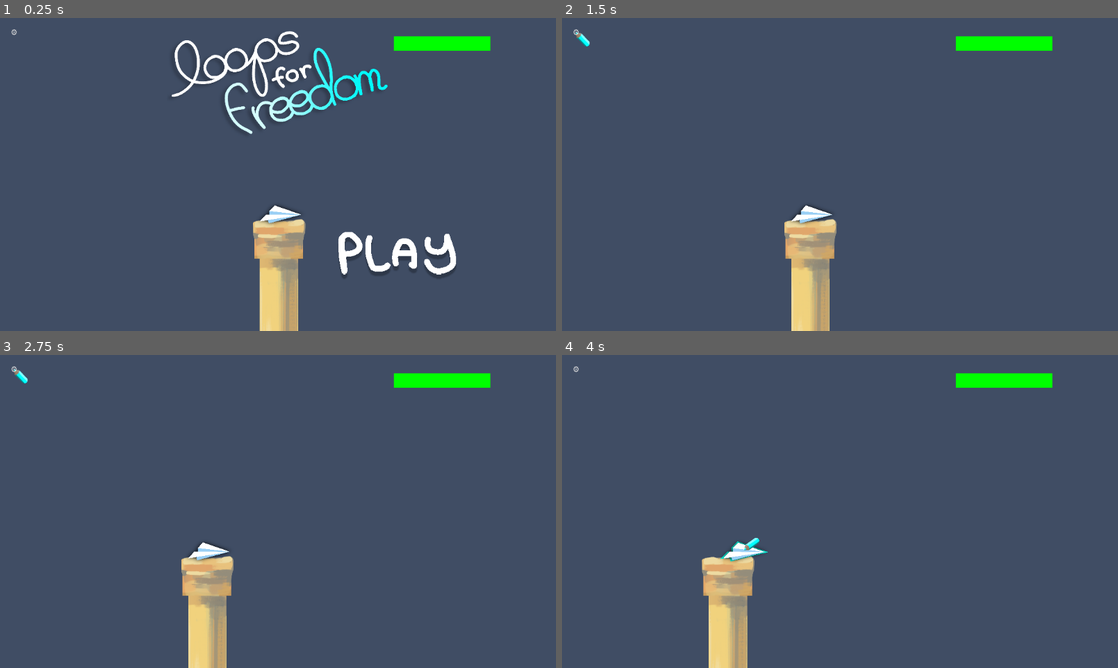
Above: before the commit, frames 1-4 (two rows, left to right).
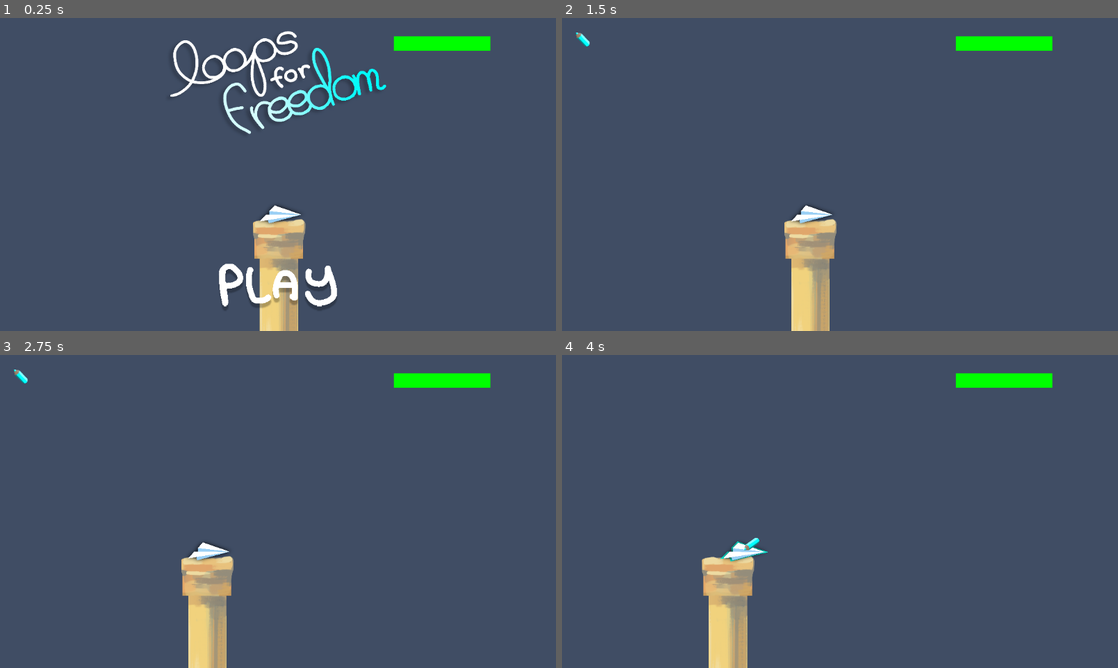
Above: after the commit, the same moments.

Repository: STUDIO-SINOKAYO/planegame
Game: Godot game, scene res://Scenes/level.tscn
Same seed, same stepped clock (60 frames per second), same inputs: the game is played once before the commit and once after it.
Inputs (mouse positions are in pixels of both pictures, inside the frame that each line leads up to; where the layout moved, square brackets give the same spot in the first picture):
- Up to frame 1 (0.25 s): no input
- Up to frame 2 (1.5 s): click (840, 287) [967, 255] at 0.5 s; click (578, 33) at 1.25 s, where only the run before the commit has a clickable "⚙️"
- Up to frame 3 (2.75 s): click (16, 370) at 2 s, where only the run before the commit has a clickable "⚙️"
- Up to frame 4 (4 s): click (578, 370) at 2.75 s, where only the run before the commit has a clickable "⚙️"; tap Enter (ui_accept) at 3.5, 3.77 s; move the mouse to (745, 549) at 3.52 s; right-click (745, 549) at 3.6 s; click (745, 549) at 3.67 s

The runs differ from the first frame. In frame 1, 4.6% of the frame differs, in the area x 2-83%, y 3-94%; in frame 2, less than 0.1%; in frame 3, less than 0.1%; in frame 4, less than 0.1%.

Commit message:
adjusted start screen

Diff:
--- a/Scenes/level.tscn
+++ b/Scenes/level.tscn
@@ -1359,6 +1359,7 @@
 script = ExtResource("50_54tli")
 
 [node name="SettingsButton" type="Button" parent="UI"]
+visible = false
 offset_right = 60.0
 offset_bottom = 60.0
 text = "⚙️"
@@ -1550,33 +1551,30 @@
 
 [node name="PlayButton" type="TextureButton" parent="UI/StartScreen"]
 layout_mode = 1
-anchors_preset = 8
+anchors_preset = 7
 anchor_left = 0.5
-anchor_top = 0.5
+anchor_top = 1.0
 anchor_right = 0.5
-anchor_bottom = 0.5
-offset_left = 113.0
-offset_top = 117.0
-offset_right = 427.0
-offset_bottom = 219.0
+anchor_bottom = 1.0
+offset_left = -134.0
+offset_top = -141.0
+offset_right = 134.0
+offset_bottom = -39.0
 grow_horizontal = 2
-grow_vertical = 2
+grow_vertical = 0
 texture_normal = ExtResource("51_m4bds")
 texture_pressed = ExtResource("52_t4ggf")
 
 [node name="TextureRect" type="TextureRect" parent="UI/StartScreen"]
 layout_mode = 1
-anchors_preset = 8
+anchors_preset = 5
 anchor_left = 0.5
-anchor_top = 0.5
 anchor_right = 0.5
-anchor_bottom = 0.5
-offset_left = -230.0
-offset_top = -307.0
-offset_right = 1065.0
-offset_bottom = 341.0
+offset_left = -233.0
+offset_top = 17.0
+offset_right = 1062.0
+offset_bottom = 665.0
 grow_horizontal = 2
-grow_vertical = 2
 scale = Vector2(0.36, 0.36)
 texture = ExtResource("53_uoc0b")
 
Not shown: 2 places in Scenes/level.tscn that only renumber resources
